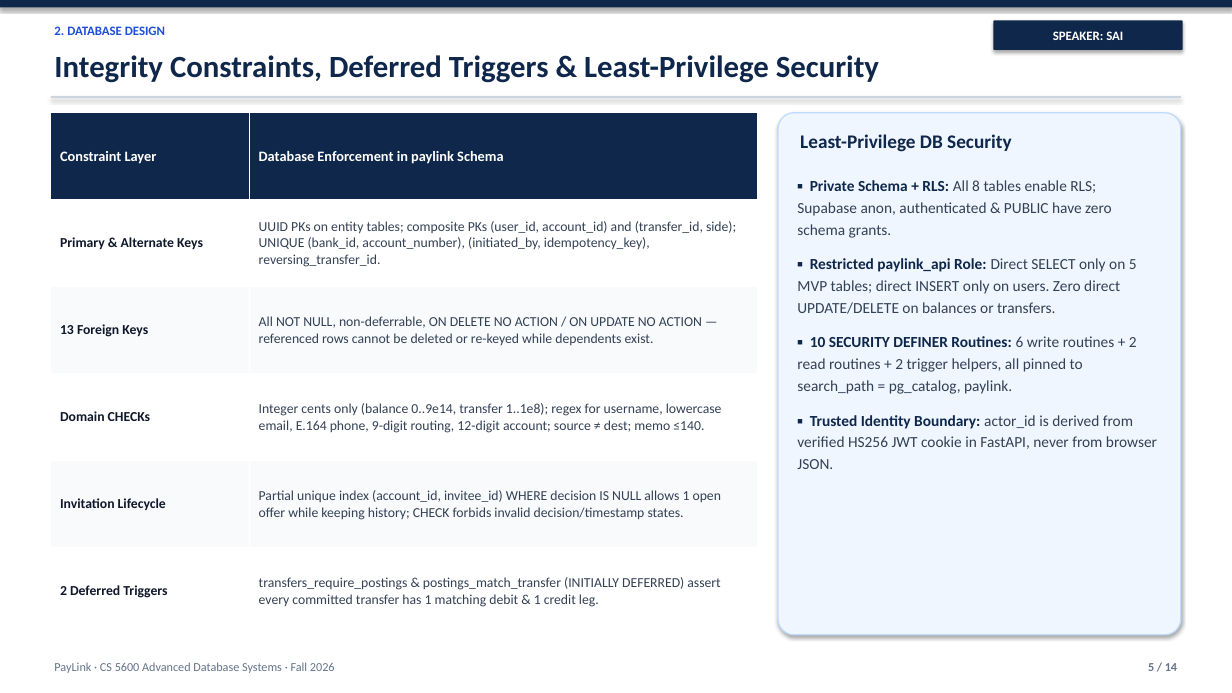
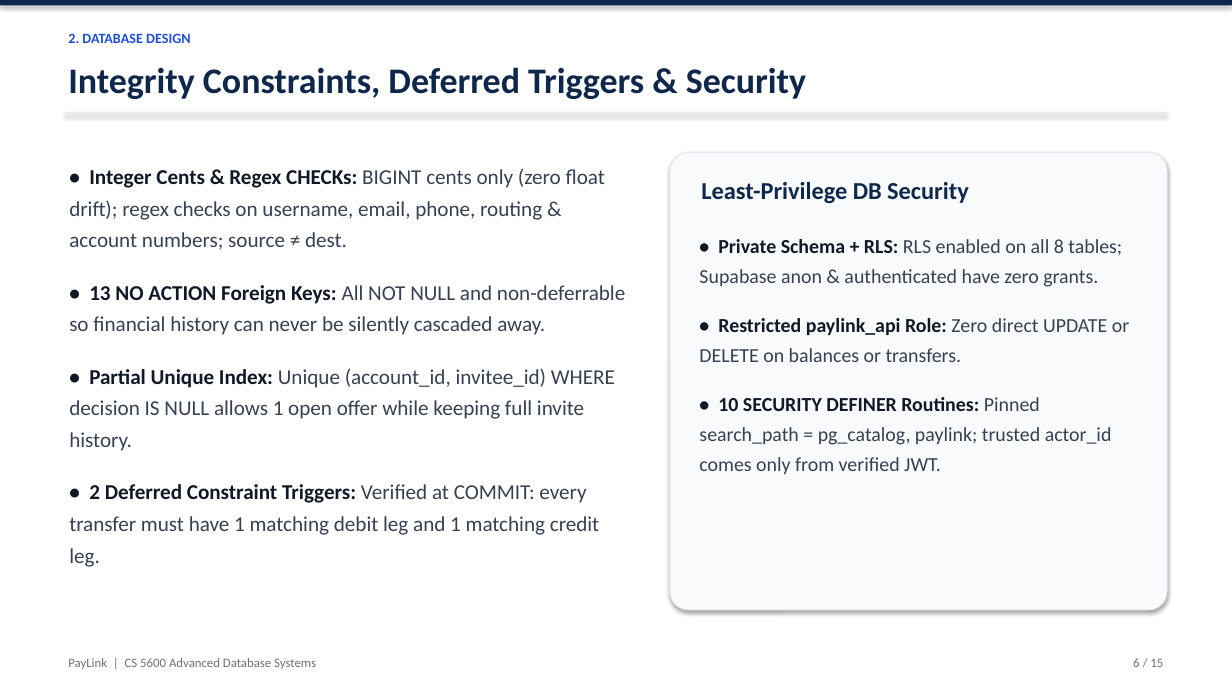
Before and after one commit to venkatasai-kadamati/paylink, a slide deck: slide 6 of docs/adb-final-presentation.pptx (slide 5 before the commit). Drawn at 1232x693 pixels with LibreOffice and Linux fonts; fonts in the diff are those of the drawing. Boxes give left, top, right and bottom in pixels: in the first picture for what was removed or moved away, otherwise in the second. Text is boxed around its words. In the diff, an @@ line names an element or a change of style, - is before the commit and + after.

```diff
--- a/docs/adb-final-presentation.pptx
+++ b/docs/adb-final-presentation.pptx
@@ text "2. DATABASE DESIGN": place and size @@
-text "2. DATABASE DESIGN" at [54, 26, 165, 35]
+text "2. DATABASE DESIGN" at [68, 33, 190, 43]
@@ text "2. DATABASE DESIGN" at [68, 33, 190, 43]: size 10 to 11 pt @@
@@ rounded rectangle removed at [994, 20, 1183, 50] @@
-SPEAKER: SAI
@@ text at [68, 67, 806, 99]: text changed; size 24 to 28 pt @@
-Integrity Constraints, Deferred Triggers & Least-Privilege Security
+Integrity Constraints, Deferred Triggers & Security
@@ table removed at [51, 113, 758, 635], 6 rows, 2 columns @@
-Constraint Layer | Database Enforcement in paylink Schema
-Primary & Alternate Keys | UUID PKs on entity tables; composite PKs (user_id, account_id) and (transfer_id, side); UNIQUE (bank_id, account_number), (initiated_by, idempotency_key), reversing_transfer_id.
-13 Foreign Keys | All NOT NULL, non-deferrable, ON DELETE NO ACTION / ON UPDATE NO ACTION — referenced rows cannot be deleted or re-keyed while dependents exist.
-Domain CHECKs | Integer cents only (balance 0..9e14, transfer 1..1e8); regex for username, lowercase email, E.164 phone, 9-digit routing, 12-digit account; source ≠ dest; memo ≤140.
-Invitation Lifecycle | Partial unique index (account_id, invitee_id) WHERE decision IS NULL allows 1 open offer while keeping history; CHECK forbids invalid decision/timestamp states.
-2 Deferred Triggers | transfers_require_postings & postings_match_transfer (INITIALLY DEFERRED) assert every committed transfer has 1 matching debit & 1 credit leg.
@@ rectangle: place and size @@
-rectangle at [51, 96, 1181, 98]
+rectangle at [65, 113, 1167, 114]
@@ rectangle at [65, 113, 1167, 114]: fill #CBD5E1 to #E5E7EB @@
@@ text added at [69, 168, 625, 567], 16.5 pt, text #374151 @@
+• Integer Cents & Regex CHECKs: BIGINT cents only (zero float drift); regex checks on username, email, phone, routing & account numbers; source ≠ dest.
+• 13 NO ACTION Foreign Keys: All NOT NULL and non-deferrable so financial history can never be silently cascaded away.
+• Partial Unique Index: Unique (account_id, invitee_id) WHERE decision IS NULL allows 1 open offer while keeping full invite history.
+• 2 Deferred Constraint Triggers: Verified at COMMIT: every transfer must have 1 matching debit leg and 1 matching credit leg.
@@ rounded rectangle: place and size @@
-rounded rectangle at [778, 113, 1181, 635]
+rounded rectangle at [670, 152, 1167, 610]
@@ rounded rectangle at [670, 152, 1167, 610]: fill #EFF6FF to #F8FAFC; outline #BFDBFE 1 pt to #E5E7EB 0.75 pt @@
@@ text "Least-Privilege DB Security": place and size @@
-text "Least-Privilege DB Security" at [800, 134, 1011, 152]
+text "Least-Privilege DB Security" at [701, 182, 969, 203]
@@ text "Least-Privilege DB Security" at [701, 182, 969, 203]: size 15 to 19 pt @@
@@ text at [699, 239, 1129, 474]: text changed; size 12 to 15.5 pt; text colour #334155 to #374151 @@
-▪ Private Schema + RLS: All 8 tables enable RLS; Supabase anon, authenticated & PUBLIC have zero schema grants.
-▪ Restricted paylink_api Role: Direct SELECT only on 5 MVP tables; direct INSERT only on users. Zero direct UPDATE/DELETE on balances or transfers.
-▪ 10 SECURITY DEFINER Routines: 6 write routines + 2 read routines + 2 trigger helpers, all pinned to search_path = pg_catalog, paylink.
-▪ Trusted Identity Boundary: actor_id is derived from verified HS256 JWT cookie in FastAPI, never from browser JSON.
+• Private Schema + RLS: RLS enabled on all 8 tables; Supabase anon & authenticated have zero grants.
+• Restricted paylink_api Role: Zero direct UPDATE or DELETE on balances or transfers.
+• 10 SECURITY DEFINER Routines: Pinned search_path = pg_catalog, paylink; trusted actor_id comes only from verified JWT.
@@ text at [68, 658, 316, 669]: text changed; size 9.5 to 10 pt; text colour #64748B to #6B7280 @@
-PayLink · CS 5600 Advanced Database Systems · Fall 2026
+PayLink | CS 5600 Advanced Database Systems
@@ text added at [1133, 658, 1163, 667], 10 pt, text #6B7280 @@
+6 / 15
@@ text removed at [1148, 663, 1177, 671] @@
-5 / 14
```
Also in this commit, not shown: 5 other slides changed, 9 slides added, 8 slides removed, 2 other files.
